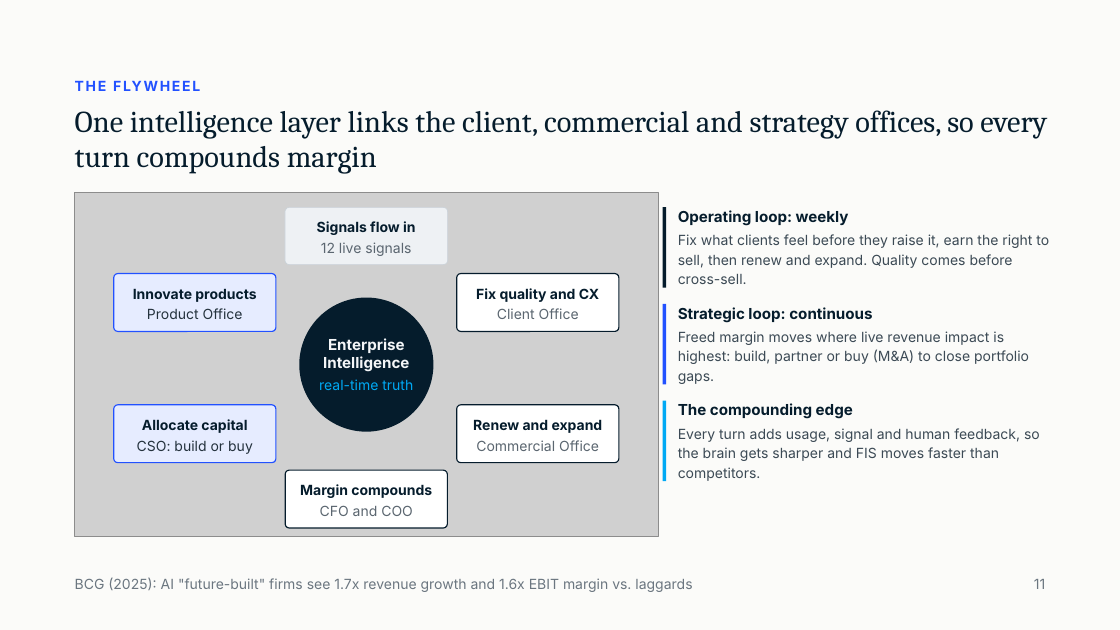
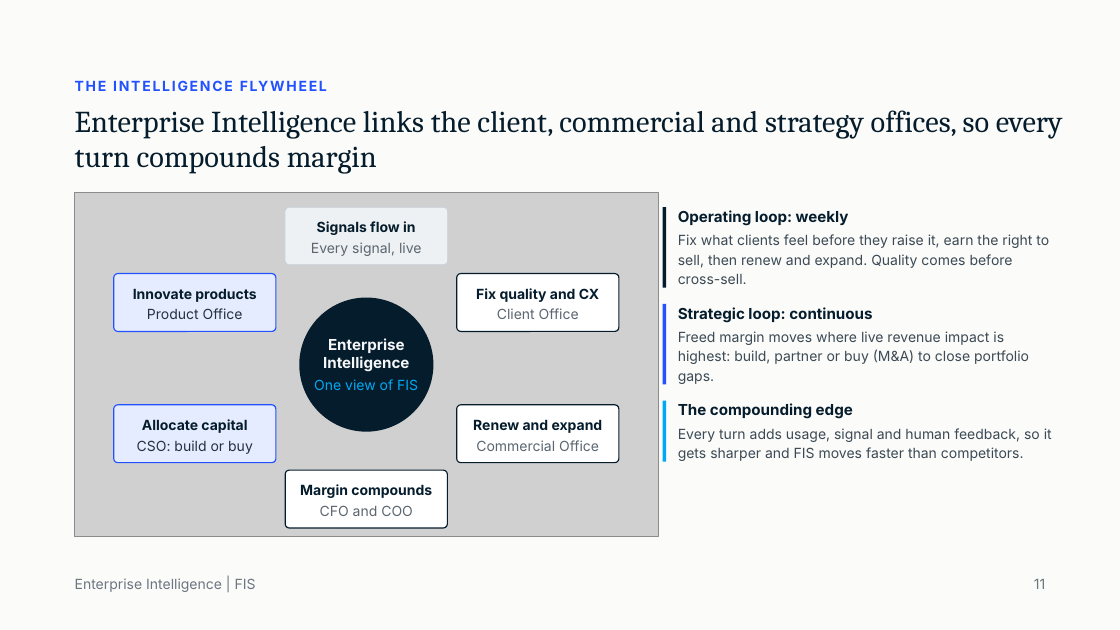
Before and after one commit to singhpawan/craigdeals, a slide deck: slide 12 of Enterprise Intelligence From Aggregated to Orchestrated.pptx (slide 11 before the commit). Drawn at 1120x630 pixels with LibreOffice and Linux fonts; fonts in the diff are those of the drawing; grey boxes stand for pictures. Boxes give left, top, right and bottom in pixels: in the first picture for what was removed or moved away, otherwise in the second. Text is boxed around its words. In the diff, an @@ line names an element or a change of style, - is before the commit and + after.

```diff
--- a/Enterprise Intelligence From Aggregated to Orchestrated.pptx
+++ b/Enterprise Intelligence From Aggregated to Orchestrated.pptx
@@ title at (x1=75, y1=110, x2=1063, y2=173): text changed @@
-One intelligence layer links the client, commercial and strategy offices, so every turn compounds margin
+Enterprise Intelligence links the client, commercial and strategy offices, so every turn compounds margin
@@ text at (x1=431, y1=111, x2=471, y2=133): text changed @@
-THE FLYWHEEL
+THE INTELLIGENCE FLYWHEEL
@@ text at (x1=311, y1=242, x2=422, y2=256): text changed @@
-12 live signals
+Every signal, live
@@ text at (x1=314, y1=379, x2=418, y2=390): text changed @@
-real-time truth
+One view of FIS
@@ line moved from (665, 401) - (665, 481) to (665, 401) - (665, 462) @@
@@ text at (x1=678, y1=428, x2=1052, y2=461): text changed @@
-Every turn adds usage, signal and human feedback, so the brain gets sharper and FIS moves faster than competitors.
+Every turn adds usage, signal and human feedback, so it gets sharper and FIS moves faster than competitors.
@@ text at (x1=75, y1=578, x2=256, y2=592): text changed @@
-BCG (2025): AI "future-built" firms see 1.7x revenue growth and 1.6x EBIT margin vs. laggards
+Enterprise Intelligence | FIS
```
Also in this commit, not shown: 12 other slides changed, 9 slides added, 3 slides removed, 2 other files.
